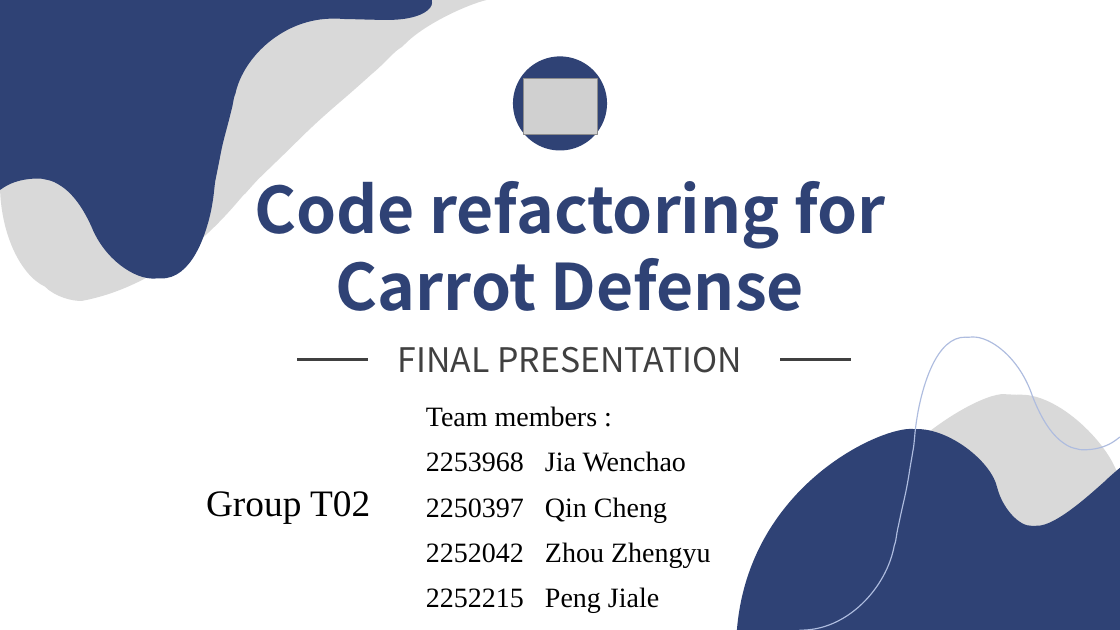
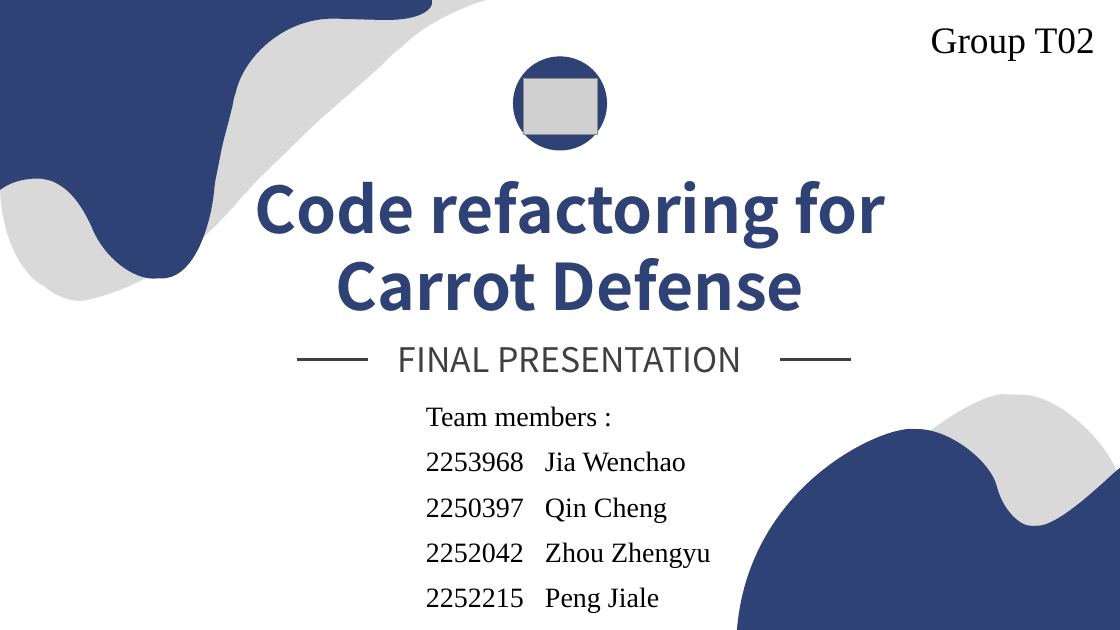
Before and after one commit to QinCheng0928/Cocos2d, a slide deck: slide 1 of 文档/DesignPattern.pptx. Drawn at 1120x630 pixels with LibreOffice and Linux fonts; fonts in the diff are those of the drawing; grey boxes stand for pictures. Boxes give left, top, right and bottom in pixels: in the first picture for what was removed or moved away, otherwise in the second. Text is boxed around its words. In the diff, an @@ line names an element or a change of style, - is before the commit and + after.

```diff
--- a/文档/DesignPattern.pptx
+++ b/文档/DesignPattern.pptx
@@ text "Group T02": place and size @@
-text "Group T02" at bbox=[206, 491, 370, 524]
+text "Group T02" at bbox=[931, 28, 1095, 60]
@@ freeform shape removed at bbox=[800, 337, 1120, 630] @@
```
Also in this commit, not shown: 4 other slides changed, 1 slide added, 10 other files.
